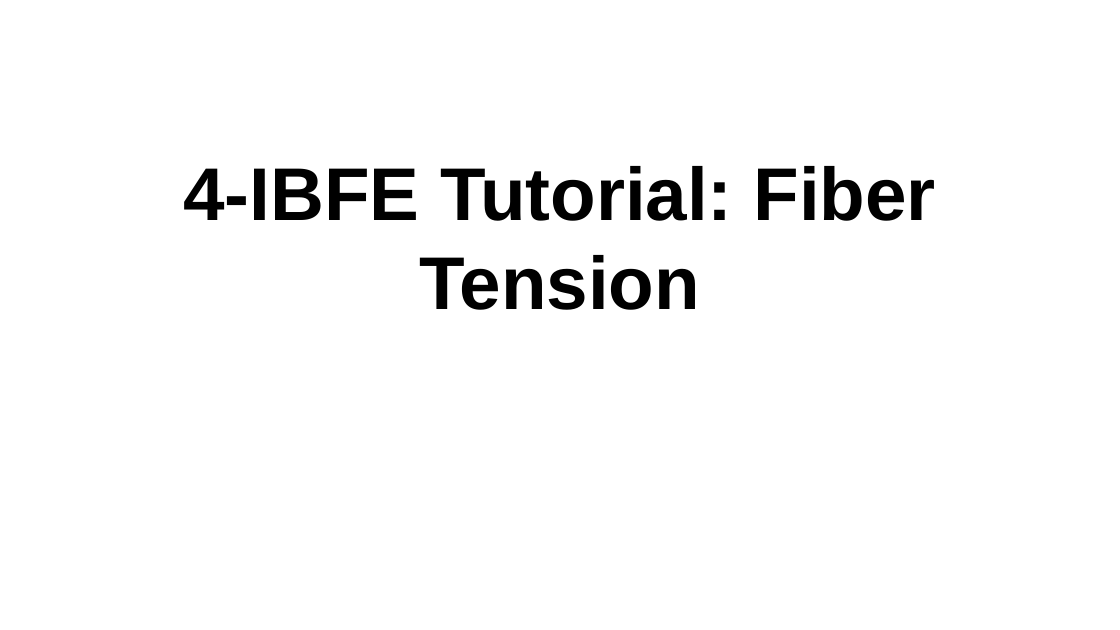
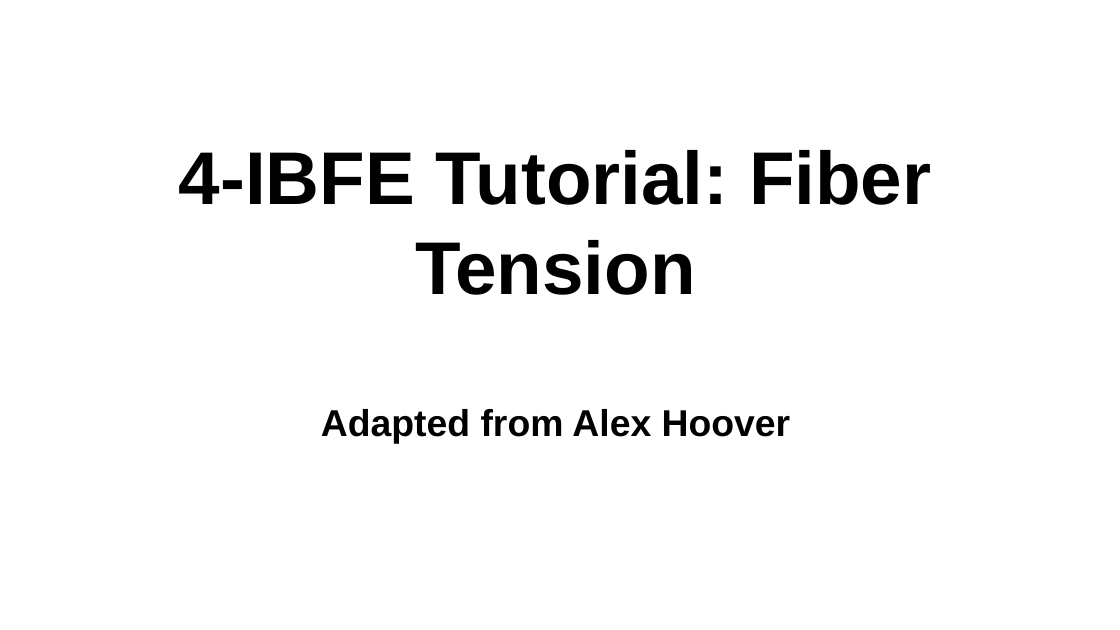
Before and after one commit to fairyflies9/IBAMR-Tutorials, a slide deck: slide 1 of IBFE Lectures/4-IBFE Lecture - Apply Active Tension.pptx. Drawn at 1120x630 pixels with LibreOffice and Linux fonts; fonts in the diff are those of the drawing. Boxes give left, top, right and bottom in pixels: in the first picture for what was removed or moved away, otherwise in the second. Text is boxed around its words. In the diff, an @@ line names an element or a change of style, - is before the commit and + after.

Commit message:
IBFE Lecture 5

```diff
--- a/IBFE Lectures/4-IBFE Lecture - Apply Active Tension.pptx
+++ b/IBFE Lectures/4-IBFE Lecture - Apply Active Tension.pptx
@@ title at <box>179,150,931,443</box>: text changed @@
-4-IBFE Tutorial: Fiber Tension
+4-IBFE Tutorial: Fiber Tension
+Adapted from Alex Hoover
```
Also in this commit, not shown: 13 other files.
